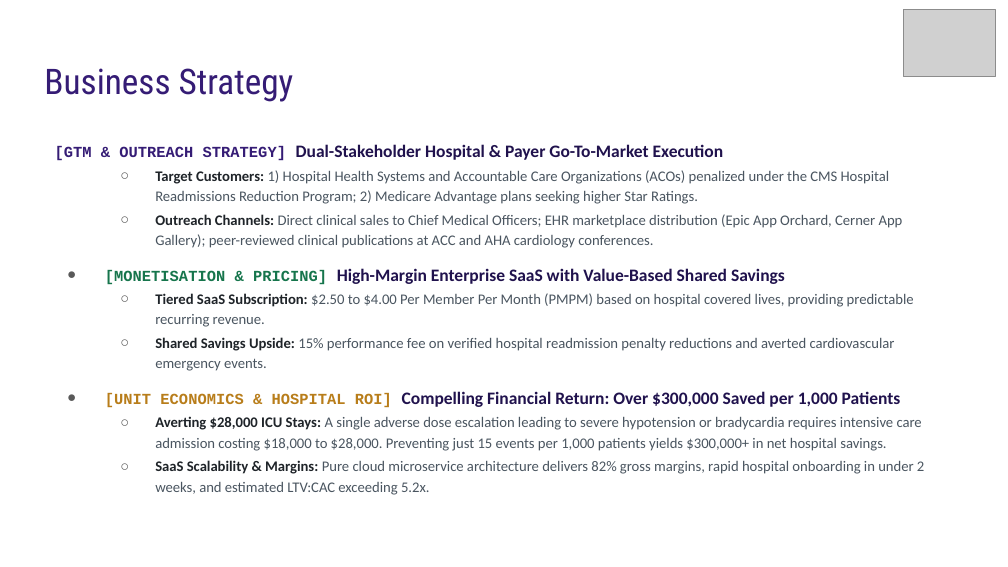
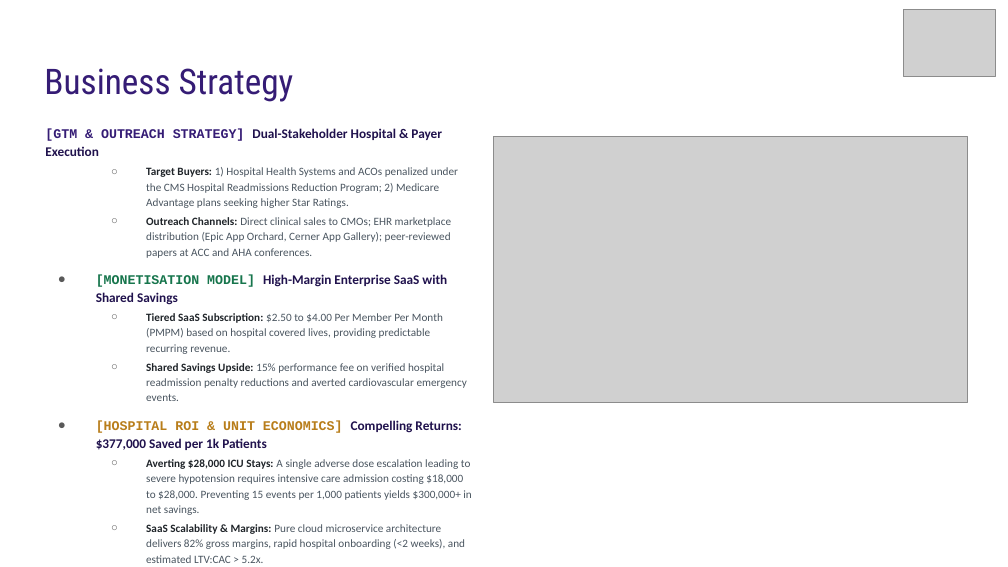
Before and after one commit to tanishkuvar11/RxPulse, a slide deck: slide 5 of TeamID_TeamName_P01.pptx. Drawn at 1008x567 pixels with LibreOffice and Linux fonts; fonts in the diff are those of the drawing; grey boxes stand for pictures. Boxes give left, top, right and bottom in pixels: in the first picture for what was removed or moved away, otherwise in the second. Text is boxed around its words. In the diff, an @@ line names an element or a change of style, - is before the commit and + after.

Commit message:
Update official PPTX deck with 2-column layout and embedded charts

```diff
--- a/TeamID_TeamName_P01.pptx
+++ b/TeamID_TeamName_P01.pptx
@@ text "[GTM & OUTREACH STRATEGY] Dual-Stakeholder ...": place and size @@
-text "[GTM & OUTREACH STRATEGY] Dual-Stakeholder ..." at bbox=[55, 144, 924, 495]
+text "[GTM & OUTREACH STRATEGY] Dual-Stakeholder ..." at bbox=[45, 128, 471, 534]
@@ text at bbox=[45, 128, 458, 305]: text changed; size 10.5 to 8 pt @@
-[GTM & OUTREACH STRATEGY] Dual-Stakeholder Hospital & Payer Go-To-Market Execution
-  ○ Target Customers: 1) Hospital Health Systems and Accountable Care Organizations (ACOs) penalized under the CMS Hospital Readmissions Reduction Program; 2) Medicare Advantage plans seeking higher Star Ratings.
-  ○ Outreach Channels: Direct clinical sales to Chief Medical Officers; EHR marketplace distribution (Epic App Orchard, Cerner App Gallery); peer-reviewed clinical publications at ACC and AHA cardiology conferences.
-● [MONETISATION & PRICING] High-Margin Enterprise SaaS with Value-Based Shared Savings
+[GTM & OUTREACH STRATEGY] Dual-Stakeholder Hospital & Payer Execution
+  ○ Target Buyers: 1) Hospital Health Systems and ACOs penalized under the CMS Hospital Readmissions Reduction Program; 2) Medicare Advantage plans seeking higher Star Ratings.
+  ○ Outreach Channels: Direct clinical sales to CMOs; EHR marketplace distribution (Epic App Orchard, Cerner App Gallery); peer-reviewed papers at ACC and AHA conferences.
+● [MONETISATION MODEL] High-Margin Enterprise SaaS with Shared Savings
@@ picture added at bbox=[494, 136, 968, 403] @@
@@ text at bbox=[146, 313, 467, 401]: size 10.5 to 8 pt in "Tiered SaaS Subscription: $2.50 to $4.00 Per ...", "Shared Savings Upside: 15% performance fee on ..." @@
@@ text at bbox=[96, 420, 471, 534]: text changed; size 10.5 to 8 pt @@
-● [UNIT ECONOMICS & HOSPITAL ROI] Compelling Financial Return: Over $300,000 Saved per 1,000 Patients
-  ○ Averting $28,000 ICU Stays: A single adverse dose escalation leading to severe hypotension or bradycardia requires intensive care admission costing $18,000 to $28,000. Preventing just 15 events per 1,000 patients yields $300,000+ in net hospital savings.
-  ○ SaaS Scalability & Margins: Pure cloud microservice architecture delivers 82% gross margins, rapid hospital onboarding in under 2 weeks, and estimated LTV:CAC exceeding 5.2x.
+● [HOSPITAL ROI & UNIT ECONOMICS] Compelling Returns: $377,000 Saved per 1k Patients
+  ○ Averting $28,000 ICU Stays: A single adverse dose escalation leading to severe hypotension requires intensive care admission costing $18,000 to $28,000. Preventing 15 events per 1,000 patients yields $300,000+ in net savings.
+  ○ SaaS Scalability & Margins: Pure cloud microservice architecture delivers 82% gross margins, rapid hospital onboarding (<2 weeks), and estimated LTV:CAC > 5.2x.
```
Also in this commit, not shown: 4 other slides changed.
